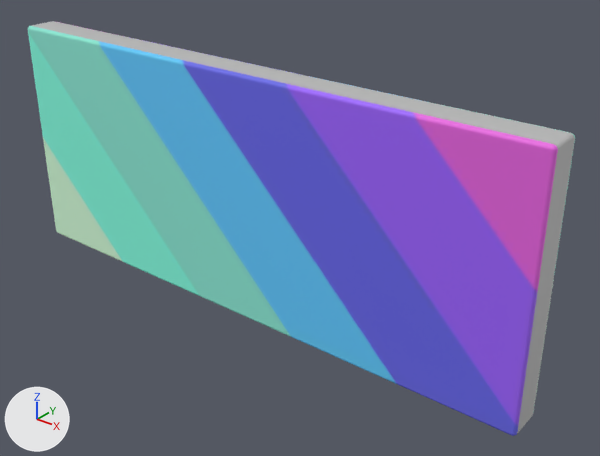
Before and after pictures for a commit that changed the FBX model DirectX/Resources/Levels/StageLevel/Stage01/DoorBlock/DoorBlock.fbx.
Rendered twice from a 50 mm lens placed at (0.298, -0.325, 0.193), pointed at (0.029, 0.013, -0.017). Lighting does not change. The marker at lower left points along +X, +Y and +Z. Where no turn or scale is listed for an object, it has been applied to the vertices.

Objects in the first picture: 'ENV_S04_DoorBlockLarge_MO_0', 'ENV_S04_DoorBlockLarge_MO_1'.
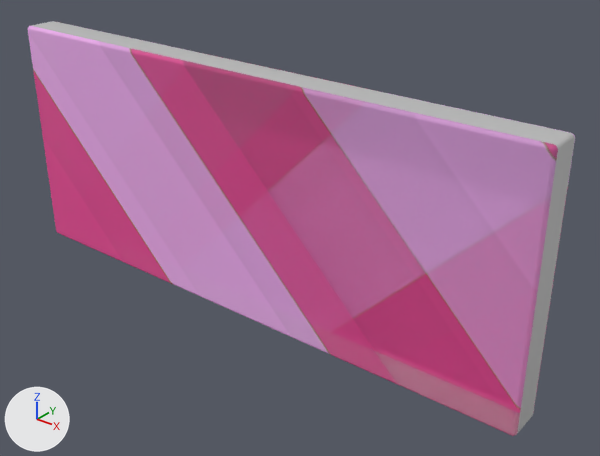
What differs and where, as boxes (x1, y1, x2, y2) in the pictures (600 x 456 px):
'ENV_S04_DoorBlockLarge_MO_1', surface changed, recoloured
    both: (28, 26, 575, 436)

The change, as a list of edits to the scene's bpy script:
```text
Change img_env_s04_doordashblockmedium_am_png:
    img_env_s04_doordashblockmedium_am_png: load_image('ENV_S04_DoorDashBlockMedium_AM.png', '../../../../Texture2D/DoorDash/ENV_S04_DoorDashBlockMedium_AM.png', 512, 512, 'sRGB') -> load_image('ENV_S04_DoorDashBlockMedium_AM.png', '../../../../Texture2D/DoorDash/ENV_S04_DoorDashBlockMedium_AM.png', 512, 512, 'Non-Color')
Add img_hoopstripe_png:
    img_hoopstripe_png = load_image('HoopStripe.png', '../../../../Texture2D/HoopsLegends/HoopStripe.png', 2048, 2048, 'sRGB')
Add mat_default_026:
    mat_default_026 = bpy.data.materials.new('default.026')
    # uses the picture img_env_s04_doordashblockmedium_am_png
    # uses the picture img_hoopstripe_png
Change me_mesh_021:
    where me_mesh_021.from_pydata(...)  # 96 vertices, 156 faces; spans x -0.181..0.181, y -0.011..0.011, z -0.075..0.075
    remove me_mesh_021.materials.append(mat_default_005)  # picture img_env_s04_doordashblockmedium_am_png
    add me_mesh_021.materials.append(mat_default_026)
```
